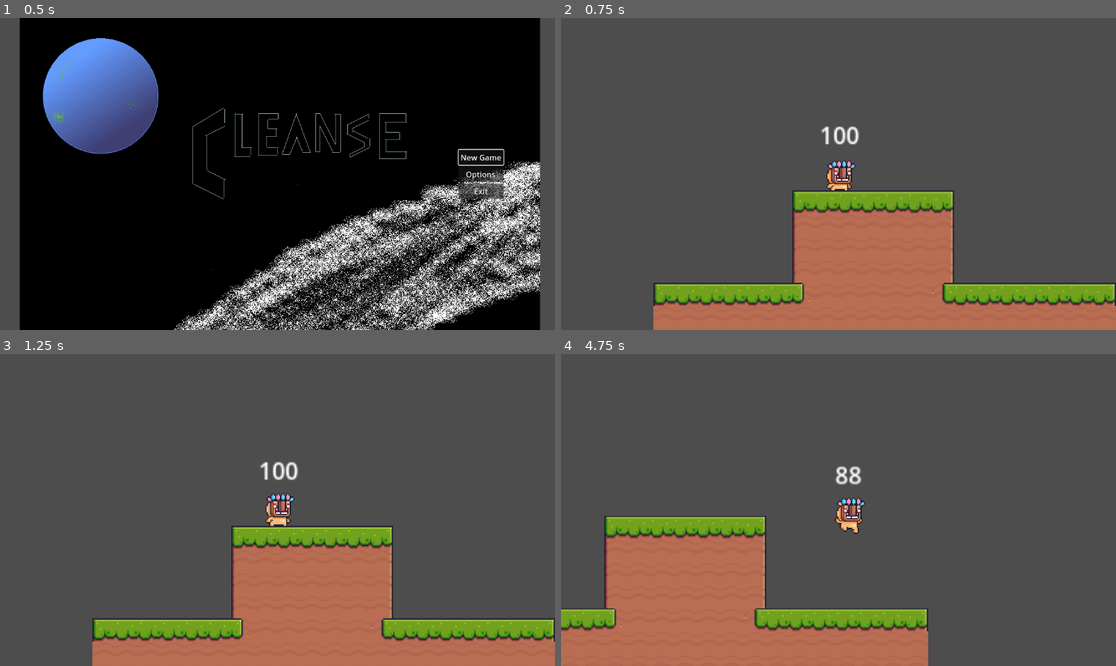
Above: before the commit, frames 1-4 (two rows, left to right).
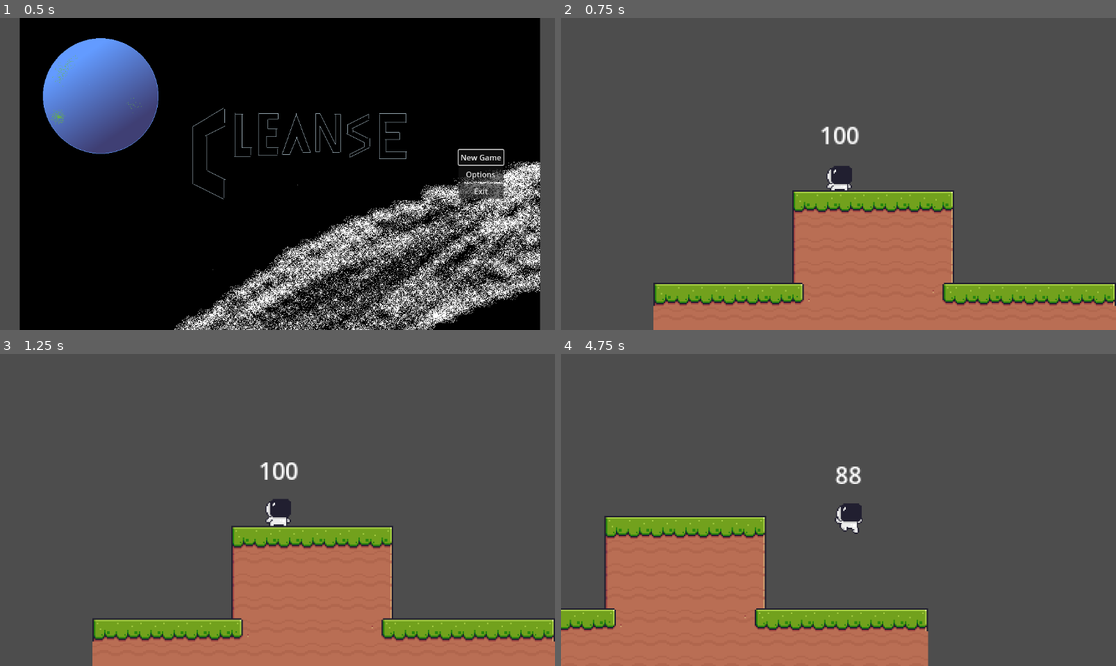
Above: after the commit, the same moments.

Repository: Wompos/cleanse
Game: Godot game, scene res://scenes/main_menu.tscn
The game is run twice, just before and just after one commit, with the same random seed, the same clock (stepped at 60 frames per second) and the same inputs.
Inputs:
- Up to frame 1 (0.5 s): no input
- Up to frame 2 (0.75 s): click "New Game" at 0.5 s
- Up to frame 3 (1.25 s): no input
- Up to frame 4 (4.75 s): hold D (move_right) 1.28-2.78 s; tap Space (jump) at 1.52, 2.27, 3.77, 4.52 s; hold A (move_left) 2.78-3.53 s; hold D (move_right) from 3.53 s (still down)

Frame 1 is identical in both runs. In frame 2, 1.5% of the frame differs, in the area x 16-100%, y 34-93%; in frame 3, 0.8%; in frame 4, 1.2%.

Commit message:
some astronaut textures and switch project to use 'nearest' texture resizing

Diff:
--- a/project.godot
+++ b/project.godot
@@ -55,4 +55,5 @@
 
 [rendering]
 
+textures/canvas_textures/default_texture_filter=0
 renderer/rendering_method="mobile"
--- a/scenes/player.tscn
+++ b/scenes/player.tscn
@@ -1,13 +1,13 @@
 [gd_scene load_steps=52 format=3 uid="uid://bdxjfvciddx5p"]
 
-[ext_resource type="Texture2D" uid="uid://b0plc34dlwfhe" path="res://assets/pixel adventure/Main Characters/Mask Dude/Fall (32x32).png" id="1_47vsw"]
+[ext_resource type="Texture2D" uid="uid://b0plc34dlwfhe" path="res://assets/textures/Astronaut/Fall (32x32).png" id="1_47vsw"]
 [ext_resource type="Script" path="res://scripts/player.gd" id="1_xkmlh"]
-[ext_resource type="Texture2D" uid="uid://nuwyhkvh8s1b" path="res://assets/pixel adventure/Main Characters/Mask Dude/Hit (32x32).png" id="2_4h8ca"]
-[ext_resource type="Texture2D" uid="uid://b1myqoyepjyyx" path="res://assets/pixel adventure/Main Characters/Mask Dude/Idle (32x32).png" id="2_5vdla"]
-[ext_resource type="Texture2D" uid="uid://dxqokwmrljiay" path="res://assets/pixel adventure/Main Characters/Mask Dude/Double Jump (32x32).png" id="3_q25lt"]
-[ext_resource type="Texture2D" uid="uid://d3q5qty4brvyd" path="res://assets/pixel adventure/Main Characters/Mask Dude/Jump (32x32).png" id="4_dvsvi"]
-[ext_resource type="Texture2D" uid="uid://f8qfydenxc4p" path="res://assets/pixel adventure/Main Characters/Mask Dude/Run (32x32).png" id="5_wld5s"]
-[ext_resource type="Texture2D" uid="uid://cicprbqbuq1e7" path="res://assets/pixel adventure/Main Characters/Mask Dude/Wall Jump (32x32).png" id="8_vje7h"]
+[ext_resource type="Texture2D" uid="uid://nuwyhkvh8s1b" path="res://assets/textures/Astronaut/Hit (32x32).png" id="2_4h8ca"]
+[ext_resource type="Texture2D" uid="uid://b1myqoyepjyyx" path="res://assets/textures/Astronaut/Idle (32x32).png" id="2_5vdla"]
+[ext_resource type="Texture2D" uid="uid://dxqokwmrljiay" path="res://assets/textures/Astronaut/Double Jump (32x32).png" id="3_q25lt"]
+[ext_resource type="Texture2D" uid="uid://d3q5qty4brvyd" path="res://assets/textures/Astronaut/Jump (32x32).png" id="4_dvsvi"]
+[ext_resource type="Texture2D" uid="uid://f8qfydenxc4p" path="res://assets/textures/Astronaut/Run (32x32).png" id="5_wld5s"]
+[ext_resource type="Texture2D" uid="uid://cicprbqbuq1e7" path="res://assets/textures/Astronaut/Wall Jump (32x32).png" id="8_vje7h"]
 [ext_resource type="AudioStream" uid="uid://bioe1ykttf6q6" path="res://assets/sounds/walk_1.wav" id="9_exlpl"]
 
 [sub_resource type="AtlasTexture" id="AtlasTexture_72ing"]
Binary file added: assets/textures/Astronaut/Double Jump (32x32).png
Not shown, added: assets/textures/Astronaut/Double Jump (32x32).png.import
Binary file added: assets/textures/Astronaut/Fall (32x32).png
Not shown, added: assets/textures/Astronaut/Fall (32x32).png.import
Binary file added: assets/textures/Astronaut/Hit (32x32).png
Not shown, added: assets/textures/Astronaut/Hit (32x32).png.import
Binary file added: assets/textures/Astronaut/Idle (32x32).png
Not shown, added: assets/textures/Astronaut/Idle (32x32).png.import
Binary file added: assets/textures/Astronaut/Jump (32x32).png
Not shown, added: assets/textures/Astronaut/Jump (32x32).png.import
Binary file added: assets/textures/Astronaut/Run (32x32).png
Not shown, added: assets/textures/Astronaut/Run (32x32).png.import
(and 2 more such lines)
